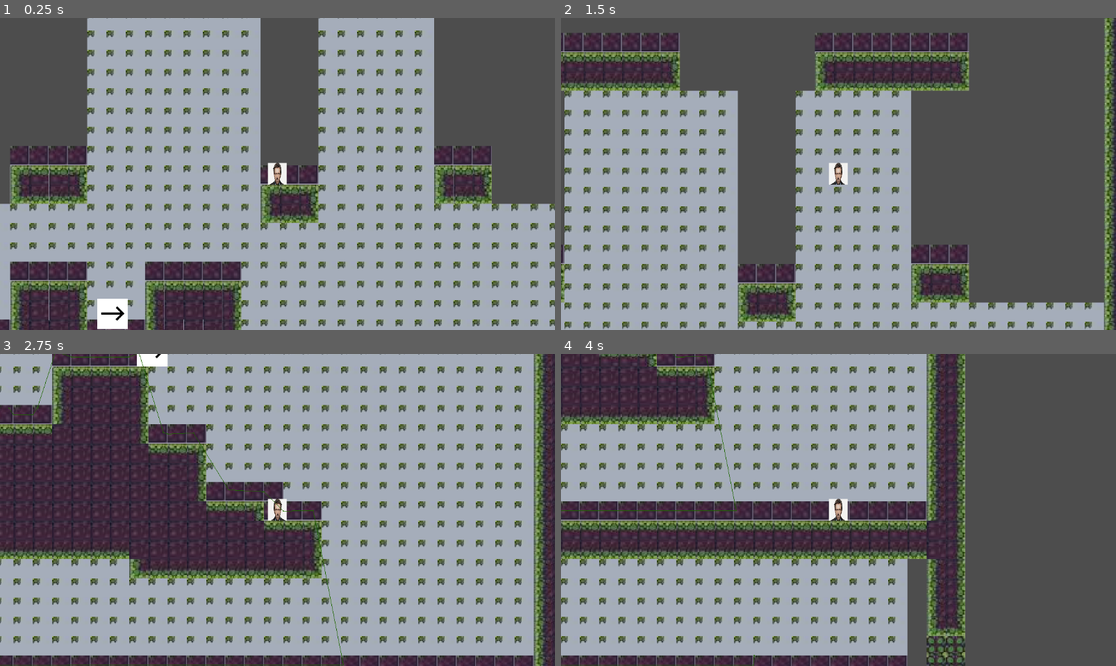
Above: before the commit, frames 1-4 (two rows, left to right).
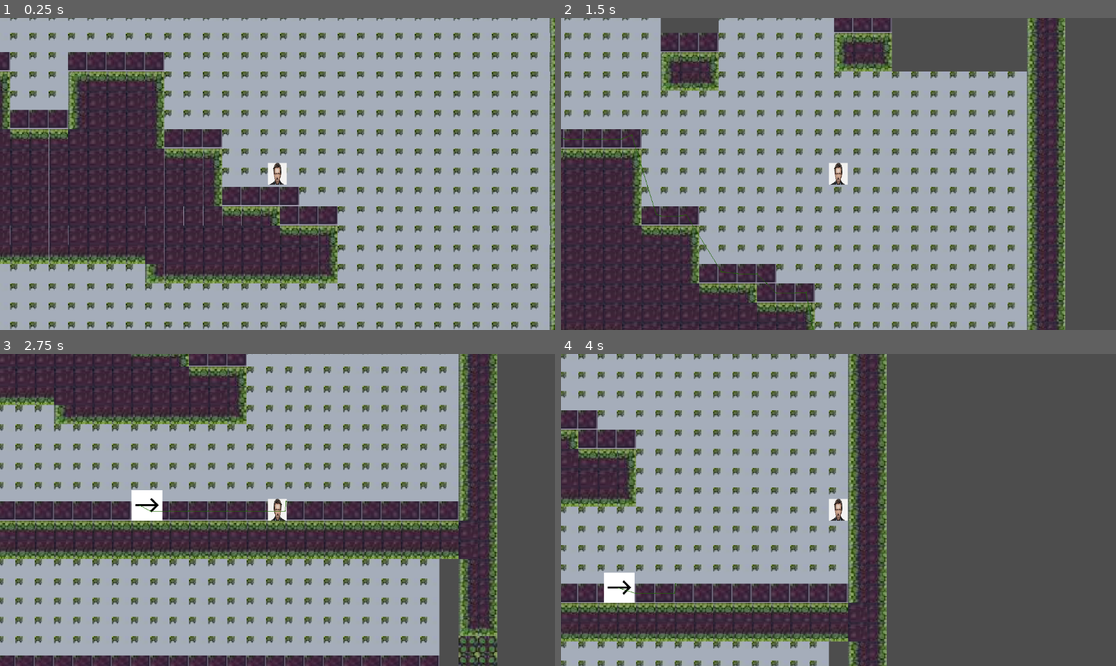
Above: after the commit, the same moments.

Repository: ConnerGordon/final-jam
Game: Godot game, scene res://folder base/mainscene.tscn
Two runs of this game, one before a commit and one after it. Both use one fixed random seed, a clock stepped at 60 frames per second and the inputs below.
Inputs (mouse positions are in pixels of both pictures, inside the frame that each line leads up to):
- Up to frame 1 (0.25 s): no input
- Up to frame 2 (1.5 s): move the mouse to (960, 158) at 0.52 s; hold Space (jump) 0.53-1.28 s; hold D (moveright) from 0.53 s (still down); tap E (interact) at 0.6 s; move the mouse to (727, 189) at 1.27 s; tap Space (jump) at 1.35 s
- Up to frame 3 (2.75 s): tap Space (jump) at 1.52, 1.82, 2.3 s; tap E (interact) at 1.55 s; move the mouse to (333, 441) at 2.02 s; release D (moveright) at 2.03 s; hold A (moveleft) from 2.03 s (still down); hold S (FALL) from 2.03 s (still down)
- Up to frame 4 (4 s): move the mouse to (810, 572) at 2.77 s; release A (moveleft) at 2.78 s; release S (FALL) at 2.78 s; hold D (moveright) from 2.78 s (still down); tap Shift (dash) at 2.85 s; tap Space (jump) at 3.02, 3.32 s; tap E (interact) at 3.05, 3.6 s; move the mouse to (1005, 556) at 3.52 s; hold Space (jump) from 3.53 s (still down)

The runs differ from the first frame. In frame 1, 61% of the frame differs, in the area x 0-100%, y 0-100%; in frame 2, 60%; in frame 3, 52%; in frame 4, 53%.
Error before the commit: Invalid call. Nonexistent function 'callspawn' in base 'TileMapLayer'. (res://folder)

Commit message:
pain
pathfinding will not pathfind properly to navigation links.

Diff:
--- a/enemy/first_enemy.gd
+++ b/enemy/first_enemy.gd
@@ -9,9 +9,6 @@
 
 var navigtimer := 10.0
 
-var valmove := true
-
-
 
 var var_health : float :
 	set(new_health):
@@ -40,7 +37,6 @@
 func _ready() -> void:
 	var_health = 5
 	navigation_agent_2d.link_reached.connect(func(dict:Dictionary):
-
 		jump(dict["link_entry_position"],dict["link_exit_position"])
 		)
 
@@ -49,7 +45,8 @@
 var postrack := global_position
 var deltglobal := 0
 
-
+var pathhold := false
+var wallcrawl:= false
 
 func _physics_process(delta: float) -> void:
 
@@ -57,7 +54,7 @@
 	postimer -= delta*10
 
 
-	if not is_on_floor():
+	if not is_on_floor() && wallcrawl == false:
 		velocity.y += gravsig
 
 
@@ -69,155 +66,164 @@
 
 
 
-
-	match cur:
-		state.idle:
-			if is_on_floor():
-
-				velocity = Vector2(0,0)
-			idle_timer -= delta*10
-			if idle_timer <= 0:
-
-				if !found:
-
-					var nav_map = navigation_agent_2d.get_navigation_map()
-					var target = NavigationServer2D.map_get_random_point(nav_map,1,true)
-
-
-					var safe = NavigationServer2D.map_get_closest_point(nav_map,target)
-
-					navigation_agent_2d.target_position = safe#.snapped(Vector2(80,80))
-
-					while safe.distance_to(global_position) < 500 && found == false || navigation_agent_2d.is_target_reachable() != true:
-
-						nav_map = navigation_agent_2d.get_navigation_map()
-						target = NavigationServer2D.map_get_random_point(nav_map,1,true)
-
-						safe = NavigationServer2D.map_get_closest_point(nav_map,target)
-
-
-
-
-						navigation_agent_2d.target_position = (safe).snapped(Vector2(80,80))
-
-				else:
-
-
-
-					var nav_map = navigation_agent_2d.get_navigation_map()
-					var target = NavigationServer2D.map_get_closest_point(nav_map,playerpos)
-
-					var safe = Vector2(int(target.x) - int(target.x)%80,int(target.y)-int(target.y)%80) + Vector2(40,40)
-
-
-					navigation_agent_2d.target_position =safe#.snapped(Vector2(80,80))
-
-
-
-
-				if found:
-					cur = state.finding
-				else:
-					cur = state.wandering
-					idle_timer = randf_range(2,20)
-
-
-		state.wandering:
-
-			var current_pos = global_transform.origin
-			var next_position = navigation_agent_2d.get_next_path_position()
-			var direc = (next_position - current_pos).normalized()
-			if is_on_floor():
-				if abs(velocity.x + direc.x * SPEED) < SPEED*1.5:
-					velocity.x += direc.x * SPEED
-				if is_on_wall():
-					var distpos = next_position.distance_to(next_position)
-					if distpos >75 && distpos< 125 && velocity.x == 0:
-						velocity.y -= 600
-
-			if not is_on_floor():
-				if abs(velocity.x + direc.x * SPEED*2/10) < SPEED/2:
-					velocity.x += direc.x *SPEED*2/10
-
-
-			if navigation_agent_2d.is_target_reachable() != true:
+	if pathhold == false:
+		match cur:
+
+			state.idle:
+				if is_on_floor():
+
+					velocity = Vector2(0,0)
+				idle_timer -= delta*10
+				if idle_timer <= 0:
+
+					if !found:
+
+						var nav_map = navigation_agent_2d.get_navigation_map()
+						var target = NavigationServer2D.map_get_random_point(nav_map,1,true)
+
+
+						var safe = NavigationServer2D.map_get_closest_point(nav_map,target)
+
+						navigation_agent_2d.target_position = safe#.snapped(Vector2(80,80))
+
+						while safe.distance_to(global_position) < 500 && found == false || navigation_agent_2d.is_target_reachable() != true:
+
+							nav_map = navigation_agent_2d.get_navigation_map()
+							target = NavigationServer2D.map_get_random_point(nav_map,1,true)
+
+							safe = NavigationServer2D.map_get_closest_point(nav_map,target)
+
+
+
+
+							navigation_agent_2d.target_position = (safe).snapped(Vector2(80,80))
+
+					else:
+
+
+
+						var nav_map = navigation_agent_2d.get_navigation_map()
+						var target = NavigationServer2D.map_get_closest_point(nav_map,playerpos)
+
+						var safe = Vector2(int(target.x) - int(target.x)%80,int(target.y)-int(target.y)%80) + Vector2(40,40)
+
+
+						navigation_agent_2d.target_position =safe#.snapped(Vector2(80,80))
+
+
+
+
+					if found:
+						cur = state.finding
+					else:
+						cur = state.wandering
+						idle_timer = randf_range(2,20)
+
+
+			state.wandering:
+
+				var current_pos = global_transform.origin
+				var next_position = navigation_agent_2d.get_next_path_position()
+				var direc = (next_position - current_pos).normalized()
+				if is_on_floor():
+					if abs(velocity.x + direc.x * SPEED) < SPEED*1.5:
+						velocity.x += direc.x * SPEED
+					else:
+						velocity.x = sign(direc.x) * SPEED * 1.5
+					if is_on_wall():
+						wallcrawl= true
+						if direc.y > 0.7:
+							velocity.y = -300
+
+
+				if not is_on_floor():
+					if abs(velocity.x + direc.x * SPEED*2/10) < SPEED/2:
+						velocity.x += direc.x *SPEED*2/10
+					if not is_on_wall():
+						wallcrawl = false
+
+
+				if navigation_agent_2d.is_target_reachable() != true:
+					set_idle()
+
+
+
+				#
+
+				#var disto = navigation_agent_2d.get_next_path_position().distance_to(basepos.global_position)
+
+
+
+
+
+				#print(navigation_agent_2d.get_next_path_position().distance_to(global_position))
+
+
+
+
+
+			state.finding:
+				var target = playerpos
+				var nav_map = navigation_agent_2d.get_navigation_map()
+
+				var safe = NavigationServer2D.map_get_closest_point(nav_map,target)
+				navigation_agent_2d.target_position = safe
+				var current_pos = global_transform.origin
+				var next_position = navigation_agent_2d.get_next_path_position()
+				var direc = (next_position - current_pos).normalized()
+				if is_on_floor():
+					if abs(velocity.x + direc.x * SPEED) < SPEED * 2:
+						print(velocity.x)
+						velocity.x += direc.x * SPEED
+					else:
+						velocity.x = sign(direc.x) * SPEED * 2
+
+					if is_on_wall():
+						print("wall")
+						var distpos = next_position.distance_to(next_position)
+						if distpos >75 && distpos< 125 && velocity.x ==0:
+							velocity.y -= 600
+
+
+				if not is_on_floor():
+					if abs(velocity.x + direc.x * SPEED*2/10) < SPEED/2:
+						velocity.x += direc.x *SPEED*2/10
+
+
+
+
+				if velocity == Vector2.ZERO:
+					navigtimer -= delta
+					if navigtimer < 0.0:
+						destination_reach()
+
+
+
+
+
+		#print(navigation_agent_2d.distance_to_target())
+		#print(navigation_agent_2d.target_position)
+		#print(navigation_agent_2d.is_target_reached())
+		#print(velocity)
+
+
+
+		if clampi(velocity.x,-1,1) == -1:
+			animated_sprite_2d.flip_h = true
+		elif clampi(velocity.x,-1,1) == 1:
+			animated_sprite_2d.flip_h = false
+
+
+		if postimer < 0.0:
+			print(navigation_agent_2d.get_next_path_position())
+			if postrack == navigation_agent_2d.get_next_path_position():
 				set_idle()
-
-
-
-			#
-
-			#var disto = navigation_agent_2d.get_next_path_position().distance_to(basepos.global_position)
-
-
-
-
-
-			#print(navigation_agent_2d.get_next_path_position().distance_to(global_position))
-
-
-
-
-
-		state.finding:
-			var target = playerpos
-			var nav_map = navigation_agent_2d.get_navigation_map()
-
-			var safe = NavigationServer2D.map_get_closest_point(nav_map,target)
-			navigation_agent_2d.target_position = safe
-			var current_pos = global_transform.origin
-			var next_position = navigation_agent_2d.get_next_path_position()
-			var direc = (next_position - current_pos).normalized()
-			if is_on_floor():
-				if abs(velocity.x + direc.x * SPEED) < SPEED * 2:
-					velocity.x += direc.x * SPEED
-
-
-				if is_on_wall():
-					print("wall")
-					var distpos = next_position.distance_to(next_position)
-					if distpos >75 && distpos< 125 && velocity.x ==0:
-						velocity.y -= 600
-
-
-			if not is_on_floor():
-				if abs(velocity.x + direc.x * SPEED*2/10) < SPEED/2:
-					velocity.x += direc.x *SPEED*2/10
-
-
-
-
-			if velocity == Vector2.ZERO:
-				navigtimer -= delta
-				if navigtimer < 0.0:
-					destination_reach()
-
-
-
-
-
-	#print(navigation_agent_2d.distance_to_target())
-	#print(navigation_agent_2d.target_position)
-	#print(navigation_agent_2d.is_target_reached())
-	#print(velocity)
-
-
-
-	if clampi(velocity.x,-1,1) == -1:
-		animated_sprite_2d.flip_h = true
-	elif clampi(velocity.x,-1,1) == 1:
-		animated_sprite_2d.flip_h = false
-
-
-	if postimer < 0.0:
-		if postrack == global_position:
-			set_idle()
-			push_error("nav stuck on wall")
-		postrack = global_position
-		postimer = 20.0
-		if found:
-			postimer = 10.0
-	move_and_slide()
+				push_error("nav stuck on wall")
+			postrack = navigation_agent_2d.get_next_path_position()
+			postimer = 40.0
+			if found:
+				postimer = 20.0
+		move_and_slide()
 
 	#print(cur)
 
@@ -251,27 +257,28 @@
 	#
 
 func jump(star:Vector2, en:Vector2):
-	#if star.distance_to(global_position) < 100 && lerptimer < 0:
-		#print(en)
-		#print(star)
-		#lerppos = en
-		#lerpstart = star
-		#lerptimer = 1.0
+
+	if pathhold == false && global_position.distance_to(star) < 50:
+		print("through")
+		pathhold = true
 		if star.y > en.y:
 			global_position = star
-			print("tried")
+
 			var postween := create_tween()
-			postween.tween_property(self, "global_position",Vector2(star.x,en.y),.50)
+			postween.tween_property(self, "global_position",Vector2.UP * (star.y-en.y),.50).as_relative()
 			await postween.finished
 			var postweenx := create_tween()
 			postweenx.tween_property(self, "global_position",en,.25)
+			pathhold = false
 		elif star.y < en.y :
 			var startween = create_tween()
 			startween.tween_property(self, "global_position",star,.3)
 			var postweenx := create_tween()
 			postweenx.tween_property(self, "position",Vector2.RIGHT* (en.x-star.x),.3).as_relative()
 			await postweenx.finished
+			pathhold = false
 			velocity.x = 0
+		pathhold = false
 func set_idle():
 	cur = state.idle
 
--- a/enemy/husk.tscn
+++ b/enemy/husk.tscn
@@ -30,13 +30,13 @@
 script = ExtResource("1_0vvse")
 
 [node name="NavigationAgent2D" type="NavigationAgent2D" parent="." unique_id=1730415152]
-path_desired_distance = 160.7
-target_desired_distance = 50.0
+path_desired_distance = 240.0
+target_desired_distance = 240.0
 path_max_distance = 200.0
 navigation_layers = 7
 path_postprocessing = 1
-simplify_path = true
-simplify_epsilon = 6.5
+simplify_epsilon = 10.0
+path_return_max_radius = 1500.0
 avoidance_enabled = true
 max_speed = 500.0
 avoidance_layers = 2
@@ -56,6 +56,7 @@
 [node name="detecbox" type="Area2D" parent="." unique_id=1241152469]
 collision_layer = 2
 collision_mask = 8
+monitoring = false
 monitorable = false
 
 [node name="CollisionShape2D" type="CollisionShape2D" parent="detecbox" unique_id=945585681]
--- a/folder base/mainscene.gd
+++ b/folder base/mainscene.gd
@@ -37,4 +37,3 @@
 	add_child(loaded)
 	loaded.global_position = nextmappoint.global_position
 	nextmappoint.global_position = loaded.get_child(0).global_position
-	loaded.callspawn()
--- a/folder base/mainscene.tscn
+++ b/folder base/mainscene.tscn
@@ -14,7 +14,7 @@
 [node name="mapholder" type="Node2D" parent="." unique_id=314610917]
 
 [node name="CharacterBody2D" parent="." unique_id=103378180 instance=ExtResource("2_xwcau")]
-position = Vector2(-6495, 1971)
+position = Vector2(-6175, 2825)
 
 [node name="primemap" parent="." unique_id=1930176116 instance=ExtResource("3_kgh7c")]
 
@@ -22,7 +22,7 @@
 position = Vector2(3040, 0)
 
 [node name="enemybase" parent="." unique_id=658416861 instance=ExtResource("5_kvtpo")]
-position = Vector2(-7179, 2567)
+position = Vector2(-6894, 3670)
 
 [node name="gridmap2" parent="." unique_id=227575916 instance=ExtResource("6_ktlqv")]
 position = Vector2(-7924, 0)
--- a/player/player.tscn
+++ b/player/player.tscn
@@ -75,7 +75,6 @@
 [node name="bodydetec" type="Area2D" parent="." unique_id=360210077]
 collision_layer = 8
 collision_mask = 8
-monitoring = false
 
 [node name="bodycoll" type="CollisionShape2D" parent="bodydetec" unique_id=1739492397]
 scale = Vector2(0.5, 0.5)
